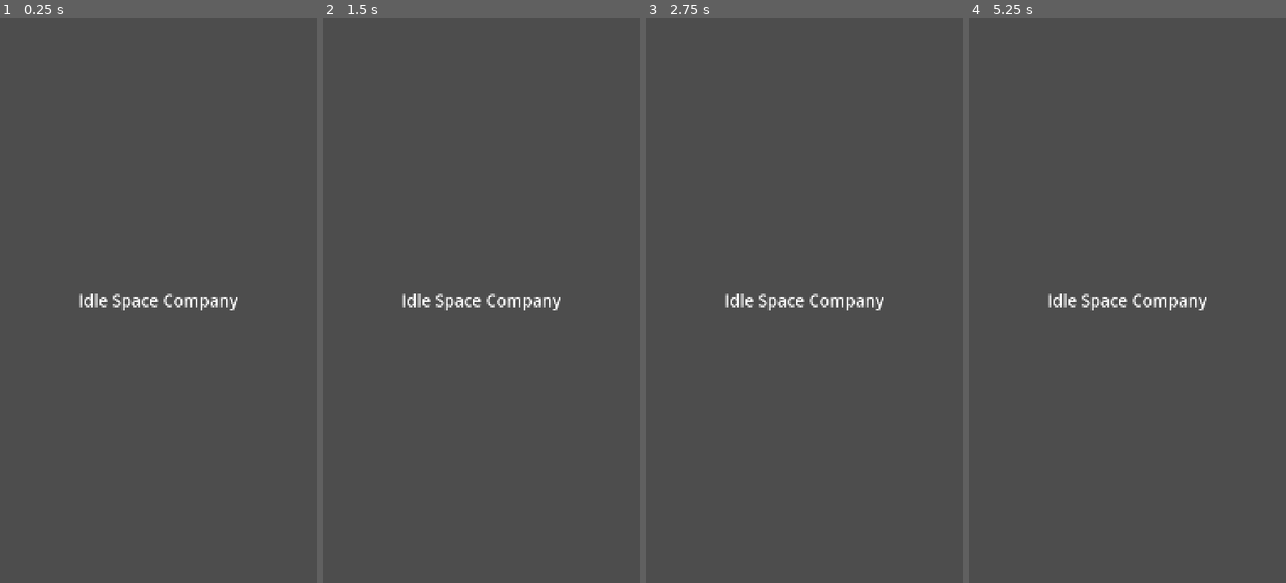
Above: before the commit, frames 1-4 (left to right).
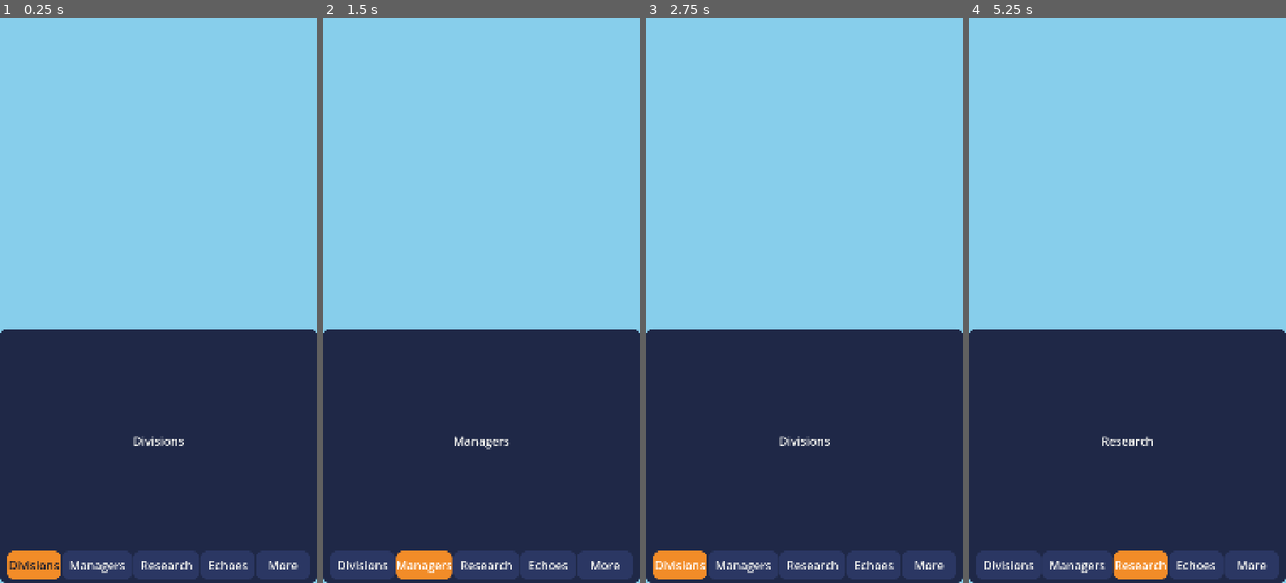
Above: after the commit, the same moments.

Repository: dattaprasad-r-ekavade/space-flight-clicker
Game: Godot game, scene res://scenes/main.tscn
Two runs of this game, one before a commit and one after it. Both use one fixed random seed, a clock stepped at 60 frames per second and the inputs below.
Inputs (mouse positions are in pixels of both pictures, inside the frame that each line leads up to):
- Up to frame 1 (0.25 s): no input
- Up to frame 2 (1.5 s): click (357, 566) at 0.5 s, where only the run after the commit has a clickable "Divisions"; click (421, 566) at 1.25 s, where only the run after the commit has a clickable "Managers"
- Up to frame 3 (2.75 s): click (684, 566) at 2 s, where only the run after the commit has a clickable "Divisions"
- Up to frame 4 (5.25 s): click (1137, 566) at 2.75 s, where only the run after the commit has a clickable "Research"; click (1076, 566) at 3.5 s, where only the run after the commit has a clickable "Managers"; click (1070, 566) at 4.25 s, where only the run after the commit has a clickable "Managers"; click (1133, 566) at 5 s, where only the run after the commit has a clickable "Research"

The runs differ from the first frame. In frame 1, 100% of the frame differs, in the area x 0-100%, y 0-100%; in frame 2, 100%; in frame 3, 100%; in frame 4, 100%.

Commit message:
T021: main layout; UI part registry; serialized verify runs
Co-Authored-By: Claude Fable 5.2 <noreply@anthropic.com>

Diff:
--- a/game/scenes/main.gd
+++ b/game/scenes/main.gd
@@ -1,12 +1,199 @@
 extends Control
 ## Root scene. Children are built in code (see conventions.md, "Scene rules").
+## Top 55 % is the 3D world with the HUD area on top. Bottom 45 % is the tab panel.
+
+const SKY_COLOR: Color = Color("#87CEEB")
+const CAMERA_POS: Vector3 = Vector3(0.0, 3.0, 12.0)
+const LOOK_AT: Vector3 = Vector3(0.0, 3.0, 0.0)
+const SPLIT: float = 0.55
+const TAB_IDS: Array[String] = ["Divisions", "Managers", "Research", "Echoes", "More"]
+
+## UI parts that are added when their script file exists. A UI card only creates its file; it does not edit main.gd.
+## Each script extends Control and builds itself in _ready().
+const HUD_PARTS: Array[String] = [
+	"res://scenes/ui/hud.gd",
+	"res://scenes/ui/launch_controls.gd",
+	"res://scenes/ui/tutorial.gd",
+]
+## Full-screen layers above everything, in this order.
+const OVERLAY_PARTS: Array[String] = [
+	"res://scenes/ui/juice.gd",
+	"res://scenes/ui/popup_host.gd",
+	"res://scenes/ui/debug_panel.gd",
+]
+const TAB_PARTS: Array[String] = [
+	"res://scenes/ui/tab_divisions.gd",
+	"res://scenes/ui/tab_managers.gd",
+	"res://scenes/ui/tab_research.gd",
+	"res://scenes/ui/tab_echoes.gd",
+	"res://scenes/ui/tab_more.gd",
+]
+
+var _world: Node3D
+var _hud_area: Control
+var _tab_content: Control
+var _tab_strip: TabStrip
+var _tabs: Array[Control] = []
 
 
 func _ready() -> void:
-	var title: Label = Label.new()
-	title.text = "Idle Space Company"
-	title.horizontal_alignment = HORIZONTAL_ALIGNMENT_CENTER
-	title.vertical_alignment = VERTICAL_ALIGNMENT_CENTER
-	title.add_theme_font_size_override("font_size", 56)
-	title.set_anchors_and_offsets_preset(Control.PRESET_FULL_RECT)
-	add_child(title)
+	theme = UiTheme.build()
+	SaveService.load_game()
+	_build_world()
+	_build_hud_area()
+	_build_bottom_panel()
+	_apply_safe_area()
+	_add_parts()
+	_tab_strip.select(0)
+	_show_tab(0)
+
+
+func _process(delta: float) -> void:
+	GameState.tick(delta)
+
+
+func hud_area() -> Control:
+	return _hud_area
+
+
+func world() -> Node3D:
+	return _world
+
+
+## Replaces the placeholder of one tab with content. The content fills the tab.
+func set_tab_content(index: int, content: Control) -> void:
+	if index < 0 or index >= _tabs.size():
+		return
+	var tab: Control = _tabs[index]
+	for child: Node in tab.get_children():
+		tab.remove_child(child)
+		child.queue_free()
+	if content.get_parent() != null:
+		content.get_parent().remove_child(content)
+	tab.add_child(content)
+	_set_anchors(content, 0.0, 1.0)
+
+
+func _build_world() -> void:
+	_world = Node3D.new()
+	_world.name = "World"
+	add_child(_world)
+	var cam: Camera3D = Camera3D.new()
+	cam.name = "Camera"
+	_world.add_child(cam)
+	cam.position = CAMERA_POS
+	cam.look_at(LOOK_AT)
+	cam.current = true
+	var env: Environment = Environment.new()
+	env.background_mode = Environment.BG_COLOR
+	env.background_color = SKY_COLOR
+	var world_env: WorldEnvironment = WorldEnvironment.new()
+	world_env.name = "WorldEnvironment"
+	world_env.environment = env
+	_world.add_child(world_env)
+
+
+func _build_hud_area() -> void:
+	_hud_area = Control.new()
+	_hud_area.name = "HudArea"
+	_hud_area.mouse_filter = Control.MOUSE_FILTER_IGNORE
+	_set_anchors(_hud_area, 0.0, SPLIT)
+	add_child(_hud_area)
+
+
+func _build_bottom_panel() -> void:
+	var panel: PanelContainer = PanelContainer.new()
+	panel.name = "BottomPanel"
+	_set_anchors(panel, SPLIT, 1.0)
+	add_child(panel)
+	var column: VBoxContainer = VBoxContainer.new()
+	column.name = "Column"
+	panel.add_child(column)
+	_tab_content = Control.new()
+	_tab_content.name = "TabContent"
+	_tab_content.size_flags_vertical = Control.SIZE_EXPAND_FILL
+	column.add_child(_tab_content)
+	var titles: Array[String] = _tab_titles()
+	for i: int in TAB_IDS.size():
+		_add_tab(i, titles[i])
+	_tab_strip = TabStrip.new()
+	_tab_strip.name = "TabStrip"
+	_tab_strip.set_tabs(titles)
+	_tab_strip.tab_selected.connect(_show_tab)
+	column.add_child(_tab_strip)
+
+
+func _add_tab(index: int, title: String) -> void:
+	var tab: Control = Control.new()
+	tab.name = "Tab" + TAB_IDS[index]
+	_tab_content.add_child(tab)
+	_set_anchors(tab, 0.0, 1.0)
+	var placeholder: Label = Label.new()
+	placeholder.text = title
+	placeholder.horizontal_alignment = HORIZONTAL_ALIGNMENT_CENTER
+	placeholder.vertical_alignment = VERTICAL_ALIGNMENT_CENTER
+	tab.add_child(placeholder)
+	_set_anchors(placeholder, 0.0, 1.0)
+	_tabs.append(tab)
+
+
+func _tab_titles() -> Array[String]:
+	return [tr("Divisions"), tr("Managers"), tr("Research"), tr("Echoes"), tr("More")]
+
+
+func _show_tab(index: int) -> void:
+	for i: int in _tabs.size():
+		_tabs[i].visible = i == index
+
+
+func _apply_safe_area() -> void:
+	_hud_area.offset_top = _top_inset_viewport()
+
+
+## Returns the notch height in viewport units. Returns 0 when the window has no size.
+func _top_inset_viewport() -> float:
+	var safe: Rect2i = DisplayServer.get_display_safe_area()
+	var window_h: int = DisplayServer.window_get_size().y
+	if safe.size == Vector2i.ZERO or window_h <= 0:
+		return 0.0
+	var inset_px: float = float(safe.position.y)
+	return inset_px * get_viewport_rect().size.y / float(window_h)
+
+
+## Sets left and right to the parent edges, and top and bottom to fractions of the parent height.
+func _set_anchors(c: Control, top: float, bottom: float) -> void:
+	c.anchor_left = 0.0
+	c.anchor_right = 1.0
+	c.anchor_top = top
+	c.anchor_bottom = bottom
+	c.offset_left = 0.0
+	c.offset_right = 0.0
+	c.offset_top = 0.0
+	c.offset_bottom = 0.0
+
+
+## Adds every UI part whose script exists. HUD parts fill the HUD area; tab parts replace the placeholders.
+func _add_parts() -> void:
+	for path: String in HUD_PARTS:
+		var part: Control = _make_part(path)
+		if part != null:
+			_hud_area.add_child(part)
+			_set_anchors(part, 0.0, 1.0)
+	for i: int in TAB_PARTS.size():
+		var tab_part: Control = _make_part(TAB_PARTS[i])
+		if tab_part != null:
+			set_tab_content(i, tab_part)
+	for path: String in OVERLAY_PARTS:
+		var layer: Control = _make_part(path)
+		if layer != null:
+			add_child(layer)
+			_set_anchors(layer, 0.0, 1.0)
+
+
+func _make_part(path: String) -> Control:
+	if not ResourceLoader.exists(path):
+		return null
+	var part: Control = load(path).new() as Control
+	if part != null:
+		part.name = path.get_file().get_basename().to_pascal_case()
+	return part
Not shown, changed: conventions.md
Not shown, changed: tools/verify.ps1
